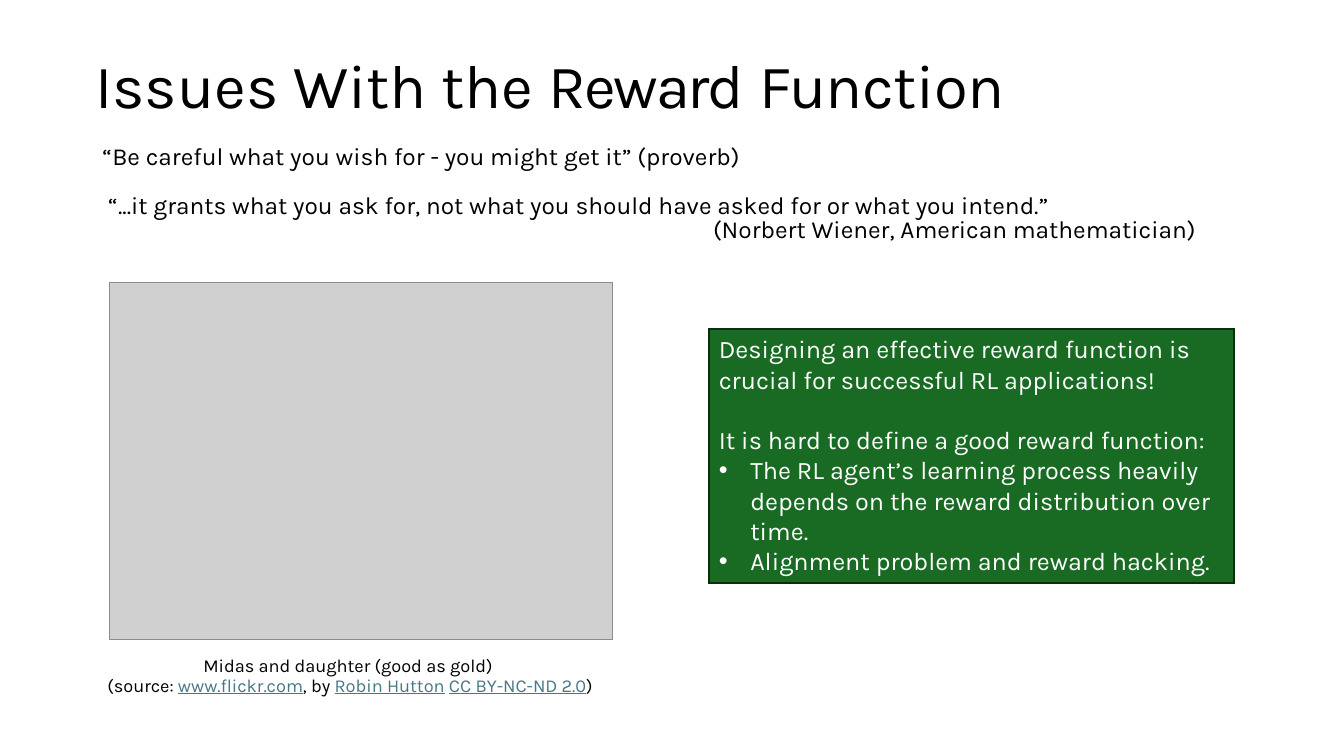
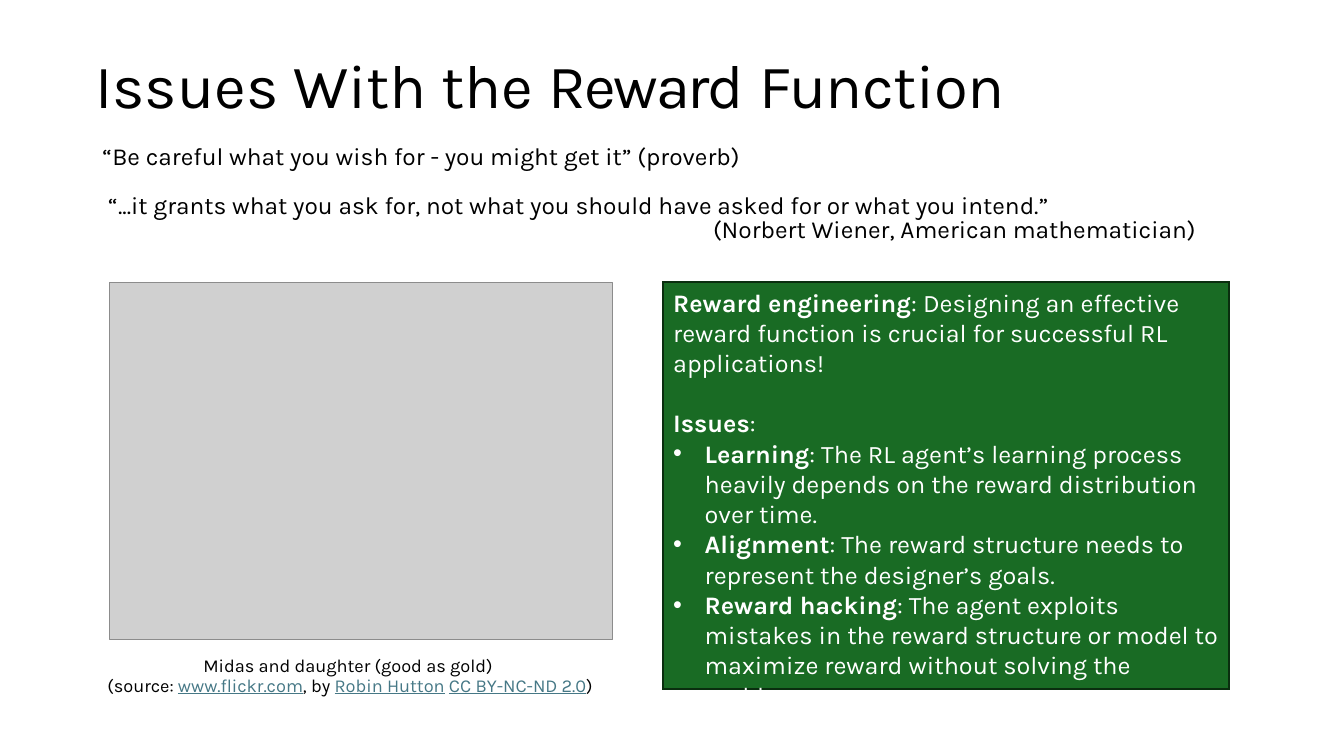
Before and after one commit to mhahsler/Introduction_to_Reinforcement_Learning, a slide deck: slide 20 of slides/Lecture_Chapter01.pptx (slide 21 before the commit). Drawn at 1344x756 pixels with LibreOffice and Linux fonts; fonts in the diff are those of the drawing; grey boxes stand for pictures. Boxes give left, top, right and bottom in pixels: in the first picture for what was removed or moved away, otherwise in the second. Text is boxed around its words. In the diff, an @@ line names an element or a change of style, - is before the commit and + after.

Commit message:
Updates slides and structure.

```diff
--- a/slides/Lecture_Chapter01.pptx
+++ b/slides/Lecture_Chapter01.pptx
@@ rectangle "Reward engineering: Designing an effective ..." resized from (x1=709, y1=329, x2=1234, y2=583) to (x1=663, y1=282, x2=1229, y2=690) @@
@@ text in rectangle at (x1=673, y1=294, x2=1218, y2=690): text changed @@
-Designing an effective reward function is crucial for successful RL applications!
-It is hard to define a good reward function:
-• The RL agent’s learning process heavily depends on the reward distribution over time.
-• Alignment problem and reward hacking.
+Reward engineering: Designing an effective reward function is crucial for successful RL applications!
+Issues:
+• Learning: The RL agent’s learning process heavily depends on the reward distribution over time.
+• Alignment: The reward structure needs to represent the designer’s goals.
+• Reward hacking: The agent exploits mistakes in the reward structure or model to maximize reward without solving the problem.
```
Also in this commit, not shown: 14 other slides changed, 8 slides added, 4 slides removed, 21 other files.
